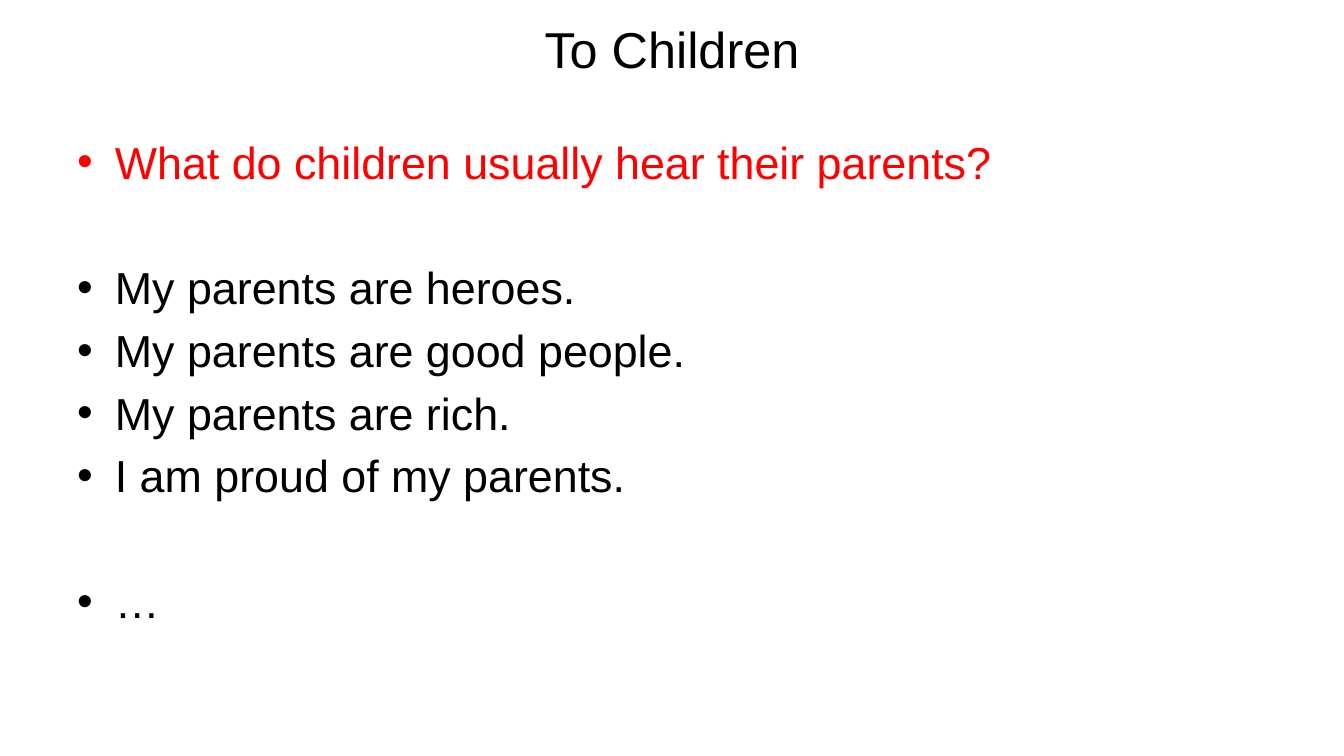
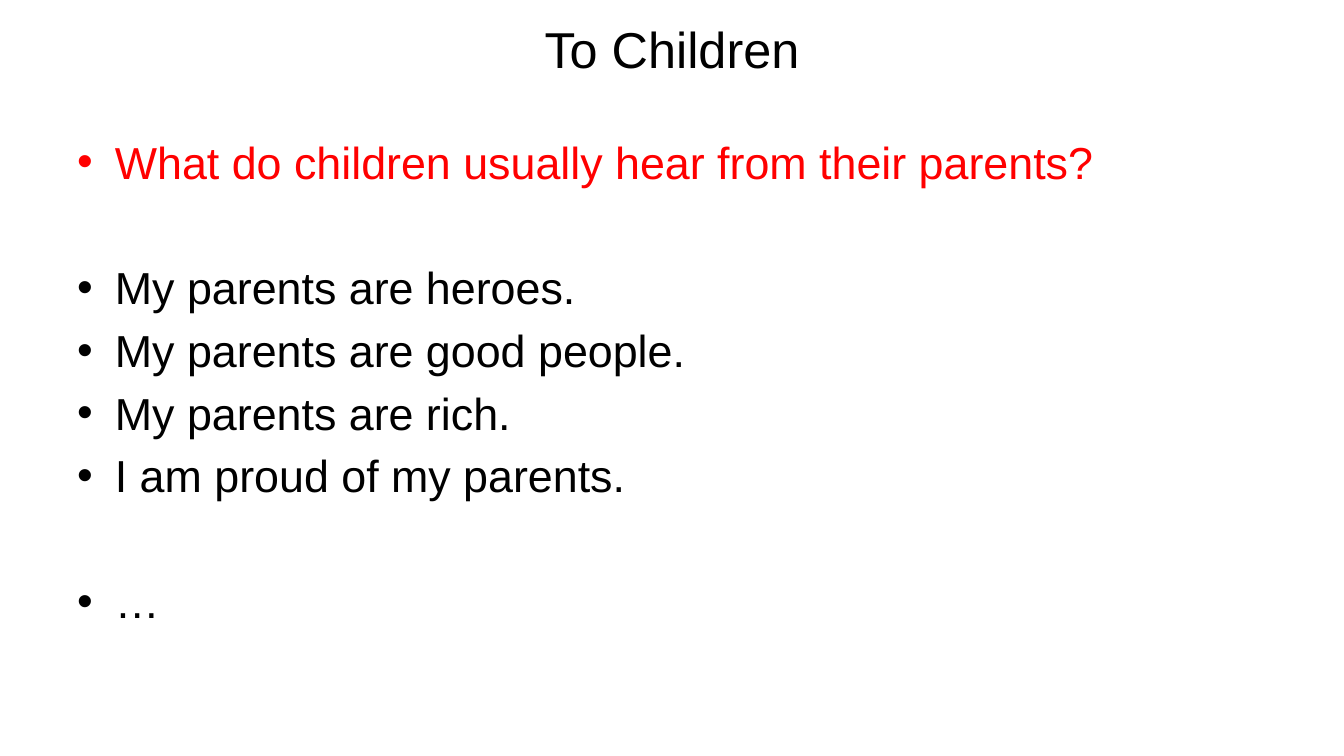
Before and after one commit to wdingbox/accc_2025_pp, a slide deck: slide 5 of ppt/Exodus/exo10_1_15.pptx. Drawn at 1344x756 pixels with LibreOffice and Linux fonts; fonts in the diff are those of the drawing; background and template pictures are left out. Boxes give left, top, right and bottom in pixels: in the first picture for what was removed or moved away, otherwise in the second. Text is boxed around its words. In the diff, an @@ line names an element or a change of style, - is before the commit and + after.

```diff
--- a/ppt/Exodus/exo10_1_15.pptx
+++ b/ppt/Exodus/exo10_1_15.pptx
@@ text at box(115, 146, 1093, 188): text changed @@
-• What do children usually hear their parents?
+• What do children usually hear from their parents?
```
Also in this commit, not shown: 3 other slides changed, 1 slide added, 1 slide removed, 3 other files.
